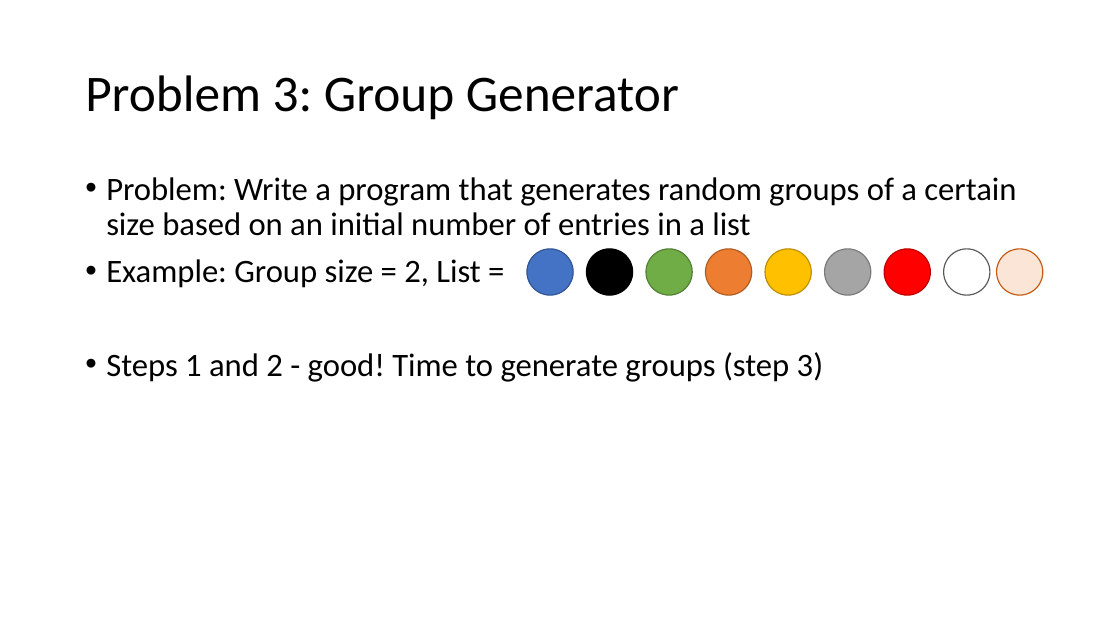
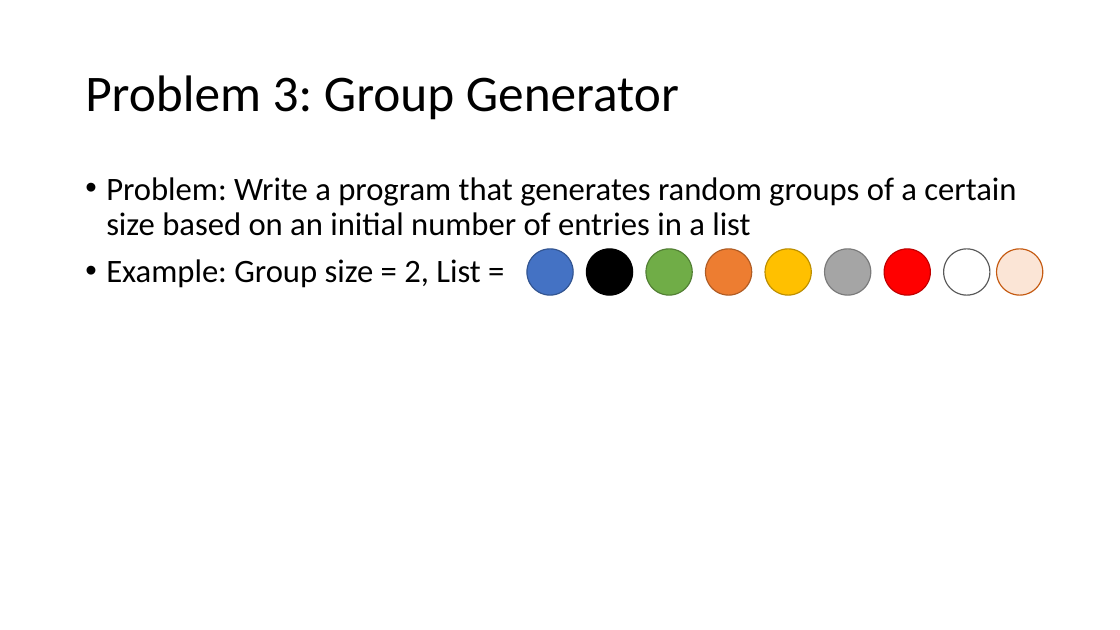
Before and after one commit to MrJoshGross/Course-Curricular-Material, a slide deck: slide 13 of Computer Science Discoveries/Lectures/Lecture 0 - Problems and Problem Solving.pptx (slide 25 before the commit). Drawn at 1120x630 pixels with LibreOffice and Linux fonts; fonts in the diff are those of the drawing. Boxes give left, top, right and bottom in pixels: in the first picture for what was removed or moved away, otherwise in the second. Text is boxed around its words. In the diff, an @@ line names an element or a change of style, - is before the commit and + after.

```diff
--- a/Computer Science Discoveries/Lectures/Lecture 0 - Problems and Problem Solving.pptx
+++ b/Computer Science Discoveries/Lectures/Lecture 0 - Problems and Problem Solving.pptx
@@ text at [106, 352, 823, 382]: paragraph removed @@
-• Steps 1 and 2 - good! Time to generate groups (step 3)
```
Also in this commit, not shown: 10 other slides changed, 9 slides added, 1 other file.
